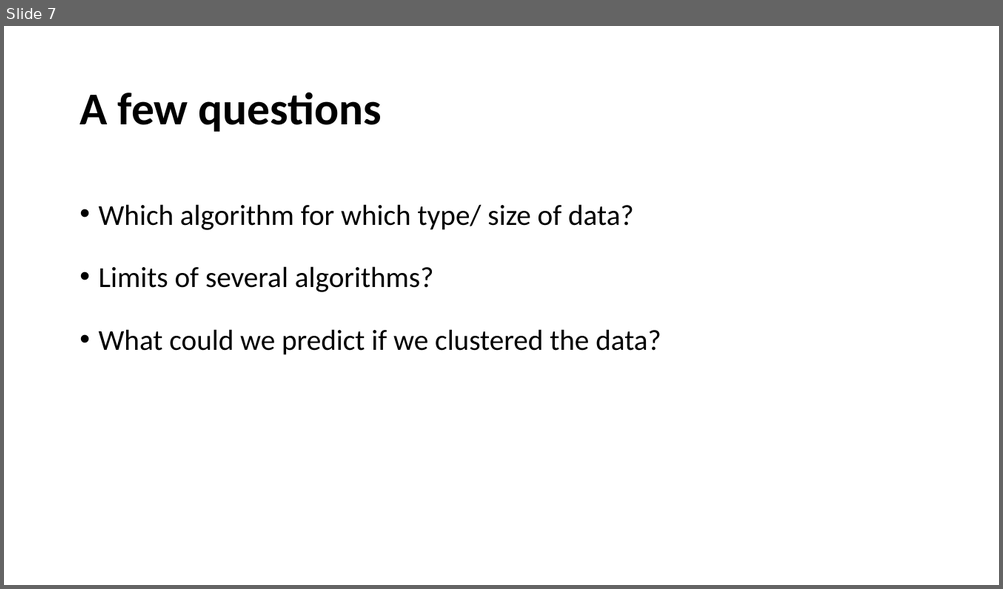
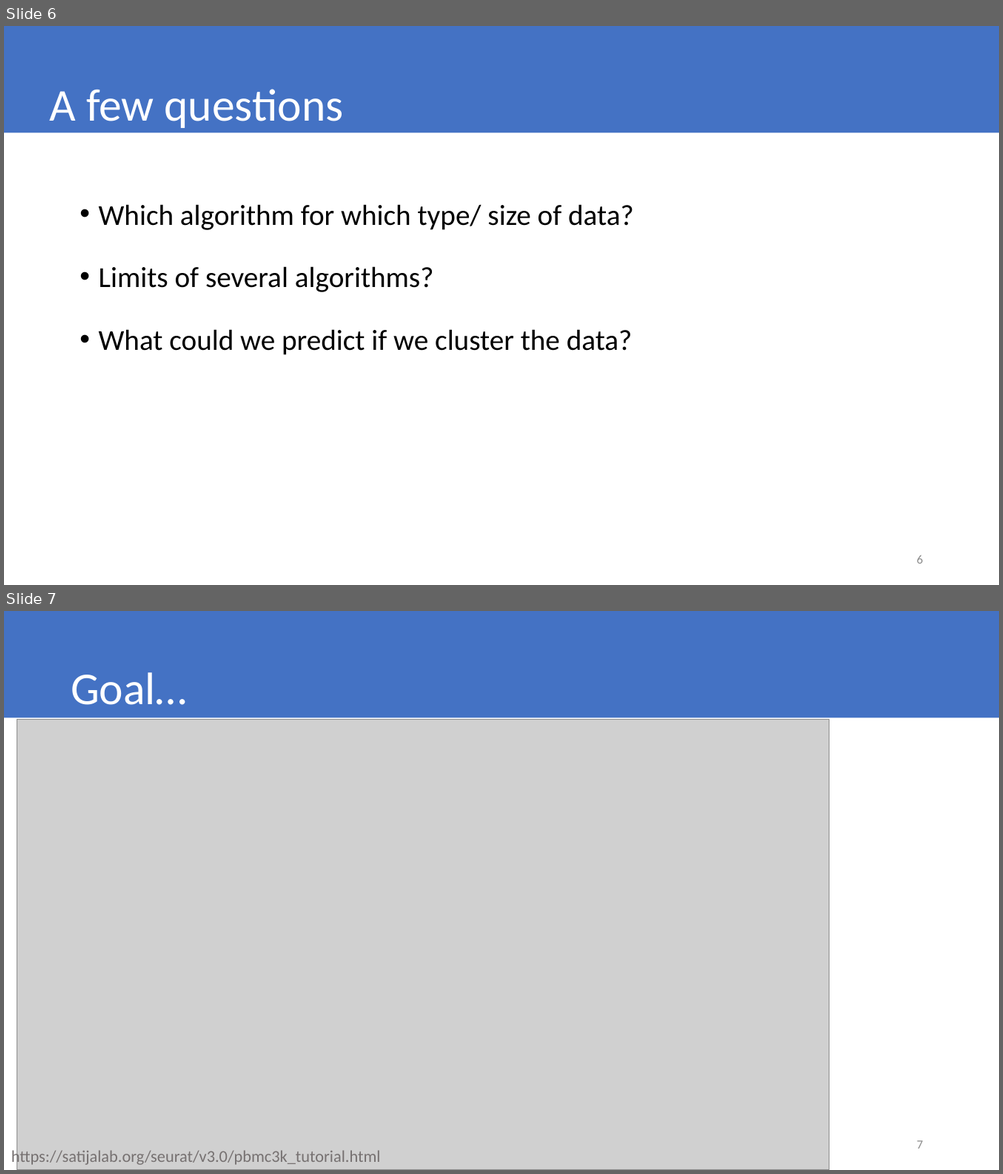
Before and after one commit to datascience-mobi/group-01-project-4-1, a slide deck: K-means clustering.pptx. Shown one above the other, each under a label of ours: slide 7 before the commit, slides 6 and 7 after it. The pictures are 1003x589 and 1003x1174 pixels, drawn with LibreOffice and Linux fonts; fonts in the diff are those of the drawing; grey boxes stand for pictures. Boxes give left, top, right and bottom in pixels: in the first picture for what was removed or moved away, otherwise in the second. Text is boxed around its words. In the diff, an @@ line names an element or a change of style, - is before the commit and + after.

```diff
--- a/K-means clustering.pptx
+++ b/K-means clustering.pptx
@@ slide 7 added at bbox=[4, 611, 999, 1170], background #FFFFFF @@
@@ rectangle added at bbox=[4, 611, 999, 718], fill #4472C4 @@
@@ text added at bbox=[71, 672, 187, 705], 44 pt, text #FFFFFF @@
+Goal…
@@ picture added at bbox=[17, 719, 828, 1170] @@
@@ page number added at bbox=[916, 1141, 922, 1149], 12 pt, text #8C8C8C @@
+7
@@ text added at bbox=[11, 1149, 381, 1167], 16 pt, text #767171 @@
+https://satijalab.org/seurat/v3.0/pbmc3k_tutorial.html
@@ what was slide 7 is now slide 6 @@
@@ slide 6 changed as well @@
@@ rectangle added at bbox=[4, 26, 999, 133], fill #4472C4 @@
@@ title "A few questions": place and size @@
-title "A few questions" at bbox=[79, 92, 382, 132]
+title "A few questions" at bbox=[50, 89, 344, 128]
@@ title "A few questions" at bbox=[50, 89, 344, 128]: text colour #000000 to #FFFFFF, bold off @@
@@ text at bbox=[99, 329, 632, 355]: text changed @@
-• What could we predict if we clustered the data?
+• What could we predict if we cluster the data?
@@ page number added at bbox=[916, 556, 922, 564], 12 pt, text #8C8C8C @@
+6
```
Also in this commit, not shown: 6 other slides changed, 2 slides removed.
